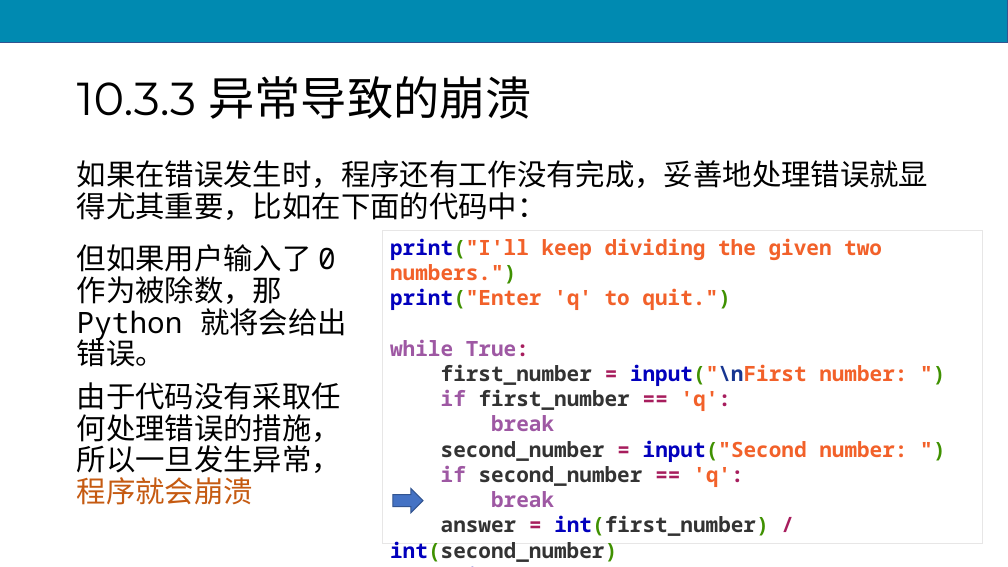
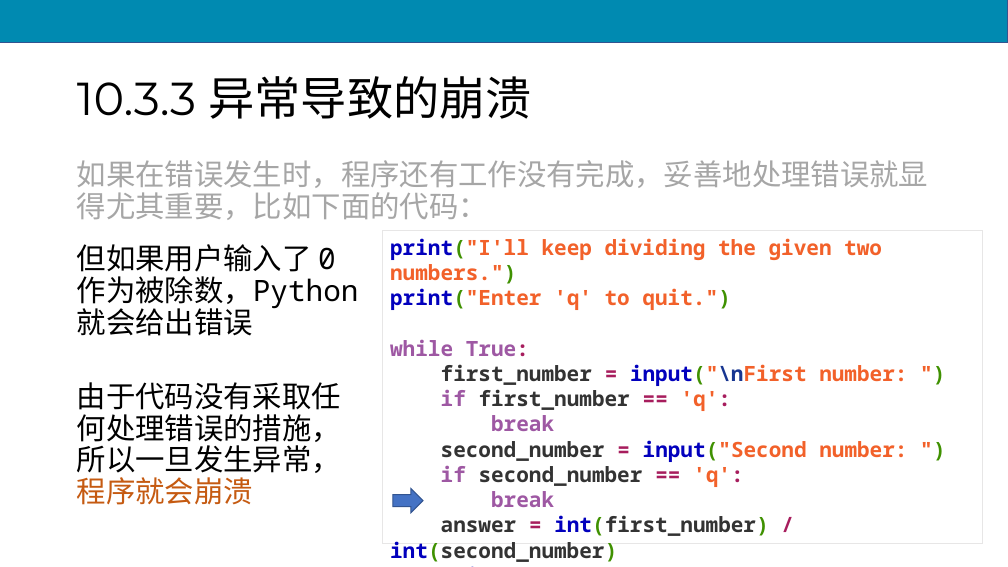
Before and after one commit to scruel/pcc_3e_slides, a slide deck: slide 56 of PPT/python10.pptx (slide 55 before the commit). Drawn at 1008x567 pixels with LibreOffice and Linux fonts; fonts in the diff are those of the drawing. Boxes give left, top, right and bottom in pixels: in the first picture for what was removed or moved away, otherwise in the second. Text is boxed around its words. In the diff, an @@ line names an element or a change of style, - is before the commit and + after.

```diff
--- a/PPT/python10.pptx
+++ b/PPT/python10.pptx
@@ text at bbox=[77, 160, 928, 220]: text changed; text colour #000000 to #A6A6A6 @@
-如果在错误发生时，程序还有工作没有完成，妥善地处理错误就显得尤其重要，比如在下面的代码中：
+如果在错误发生时，程序还有工作没有完成，妥善地处理错误就显得尤其重要，比如下面的代码：
@@ text at bbox=[77, 244, 359, 336]: text changed @@
-但如果用户输入了 0 作为被除数，那 Python 就将会给出错误。
+但如果用户输入了 0 作为被除数，Python 就会给出错误
```
Also in this commit, not shown: 9 other slides changed, 1 slide added, 17 other files.
